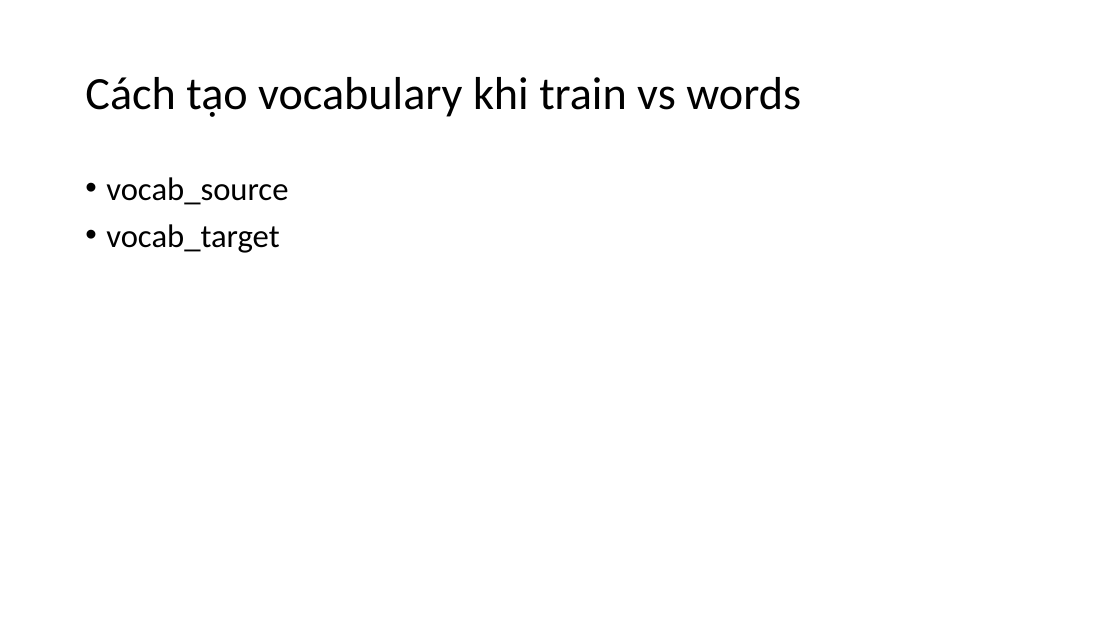
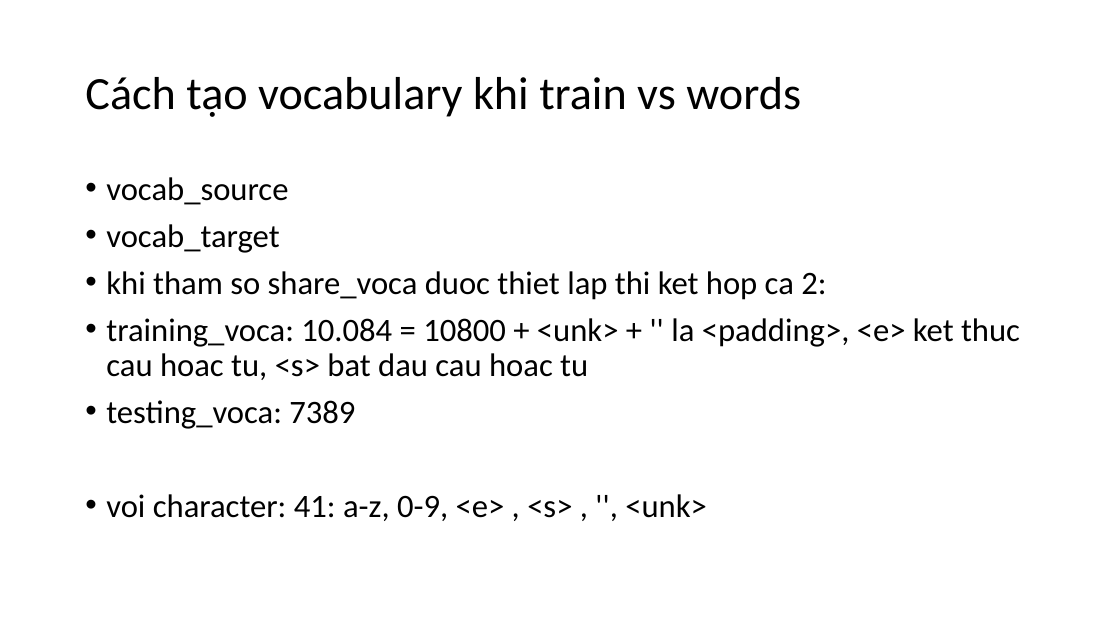
Before and after one commit to manhcntt21/TextNormSeq2Seq, a slide deck: slide 19 of Presentation1.pptx. Drawn at 1120x630 pixels with LibreOffice and Linux fonts; fonts in the diff are those of the drawing. Boxes give left, top, right and bottom in pixels: in the first picture for what was removed or moved away, otherwise in the second. Text is boxed around its words. In the diff, an @@ line names an element or a change of style, - is before the commit and + after.

```diff
--- a/Presentation1.pptx
+++ b/Presentation1.pptx
@@ text at (106,271,1020,521): paragraphs added @@
+• khi tham so share_voca duoc thiet lap thi ket hop ca 2:
+• training_voca: 10.084 = 10800 + <unk> + '' la <padding>, <e> ket thuc cau hoac tu, <s> bat dau cau hoac tu
+• testing_voca: 7389
+• voi character: 41: a-z, 0-9, <e> , <s> , '', <unk>
```
Also in this commit, not shown: 4 slides added, 1 other file.
